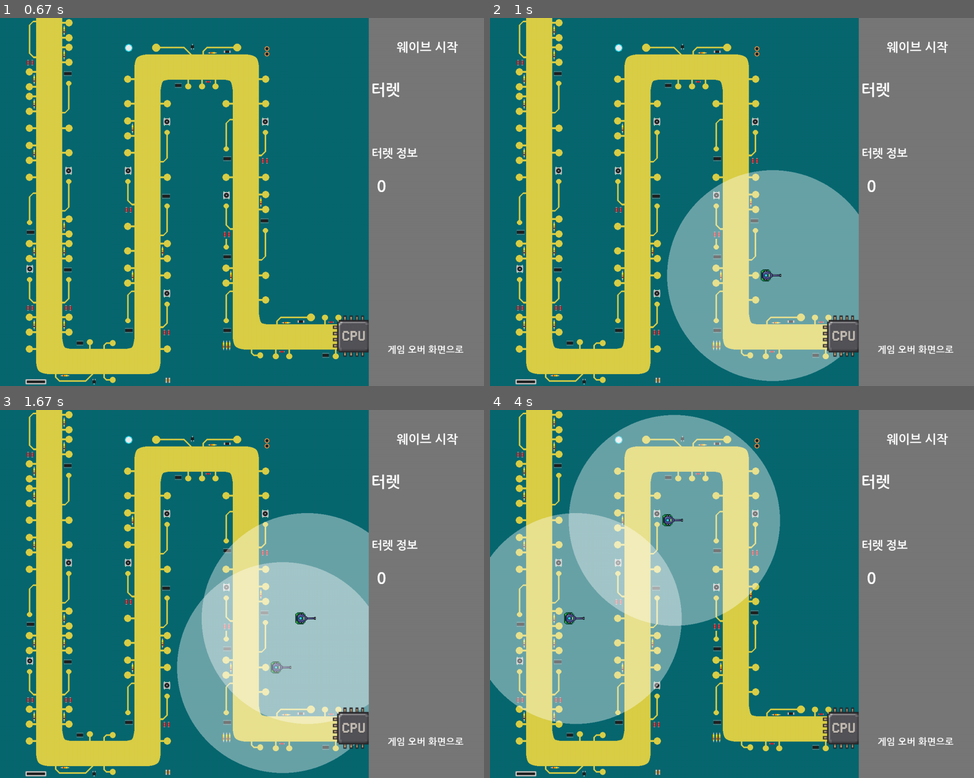
Above: before the commit, frames 1-4 (two rows, left to right).
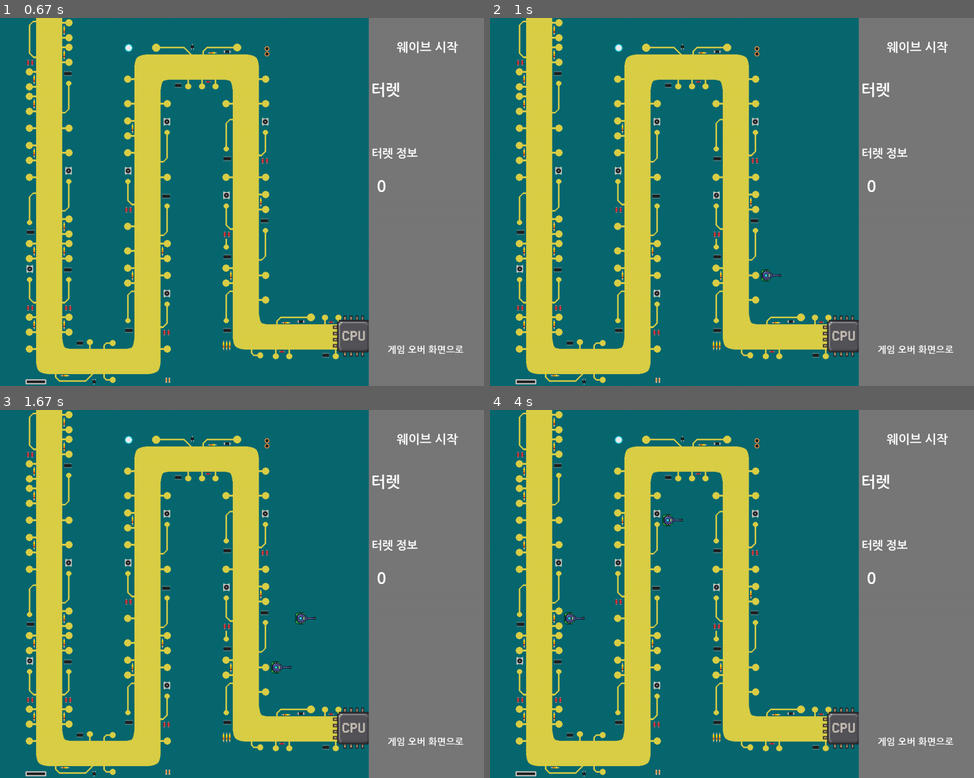
Above: after the commit, the same moments.

Repository: sdk0124/pygame_defense
Game: pygame game, started from main.py
Same seed, same stepped clock (60 frames per second), same inputs: the game is played once before the commit and once after it.
Inputs (mouse positions are in pixels of both pictures, inside the frame that each line leads up to):
- Up to frame 1 (0.67 s): click "Button" at 0.38 s
- Up to frame 2 (1 s): click (780, 282) at 0.72 s
- Up to frame 3 (1.67 s): click "웨이브 시작" at 1.05 s; click (300, 627) at 1.38 s
- Up to frame 4 (4 s): click "게임 오버 화면으로" at 2.22 s; click "RETRY" at 2.55 s; click (664, 516) at 2.88 s; click (572, 630) at 3.72 s

Frame 1 is identical in both runs. In frame 2, 18% of the frame differs, in the area x 36-77%, y 41-99%; in frame 3, 22%; in frame 4, 34%, in the area x 0-60%, y 1-86%.

Commit message:
Update Turret

Diff:
--- a/entities/turret.py
+++ b/entities/turret.py
@@ -38,6 +38,8 @@
         self.target = None
 
         self.time_since_last_shot = 0.0   # 마지막으로 공격한 시각
+
+        self.is_selected = False    # 해당 터렛 선택 여부
 
     def draw_range(self, surface):
         """터렛 범위를 원 모양으로 그리기"""
@@ -181,7 +183,8 @@
 
     def draw(self, surface):
         """터렛 그리기"""
-        self.draw_range(surface)
+        if self.is_selected: # 해당 터렛 선택 상태면 범위 그리기
+            self.draw_range(surface)
         surface.blit(self.image, self.rect)
 
 ### 테스트 코드 ###
